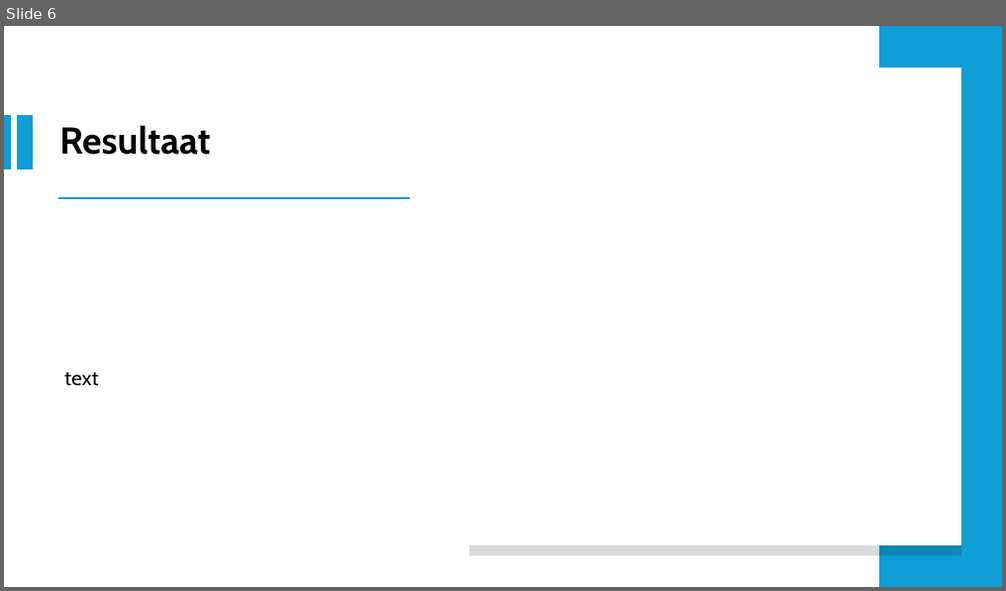
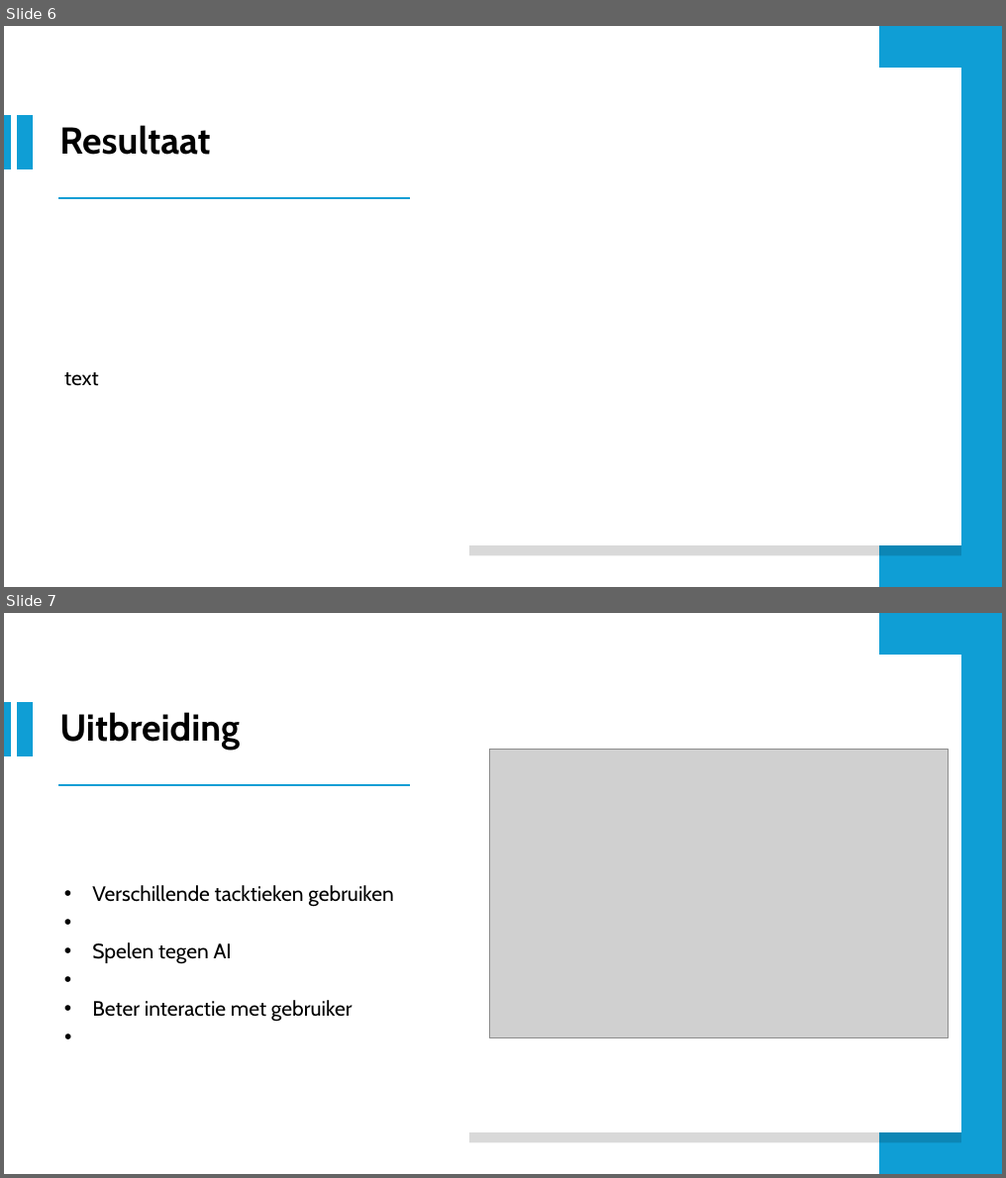
Before and after one commit to RobbeDeW/Mastermind, a slide deck: Presentatie/Mastermind.odp. Shown one above the other, each under a label of ours: slide 6 before the commit, slides 6 and 7 after it. The pictures are 1006x591 and 1006x1178 pixels, drawn with LibreOffice and Linux fonts; fonts in the diff are those of the drawing; grey boxes stand for pictures. Boxes give left, top, right and bottom in pixels: in the first picture for what was removed or moved away, otherwise in the second. Text is boxed around its words. In the diff, an @@ line names an element or a change of style, - is before the commit and + after.

```diff
--- a/Presentatie/Mastermind.odp
+++ b/Presentatie/Mastermind.odp
@@ slide 7 added at (x1=4, y1=613, x2=1002, y2=1174), background #FFFFFF @@
@@ freeform shape added at (x1=880, y1=613, x2=1002, y2=1174), fill #0F9ED5 @@
@@ freeform shape added at (x1=469, y1=655, x2=961, y2=1133), fill #FFFFFF @@
@@ freeform shape added at (x1=4, y1=702, x2=12, y2=758), fill #0F9ED5 @@
@@ freeform shape added at (x1=17, y1=702, x2=33, y2=758), fill #0F9ED5 @@
@@ title added at (x1=59, y1=712, x2=240, y2=750), 36 pt, text #000000, bold @@
+Uitbreiding
@@ picture added at (x1=489, y1=750, x2=948, y2=1039) @@
@@ freeform shape added at (x1=58, y1=784, x2=411, y2=786), fill #0F9ED5 @@
@@ text added at (x1=92, y1=885, x2=394, y2=1022), 20 pt, text #000000 @@
+• Verschillende tacktieken gebruiken
+• Spelen tegen AI
+• Beter interactie met gebruiker
```
Also in this commit, not shown: 1 slide changed, 1 other slide added, 2 slides removed, 1 other file.
